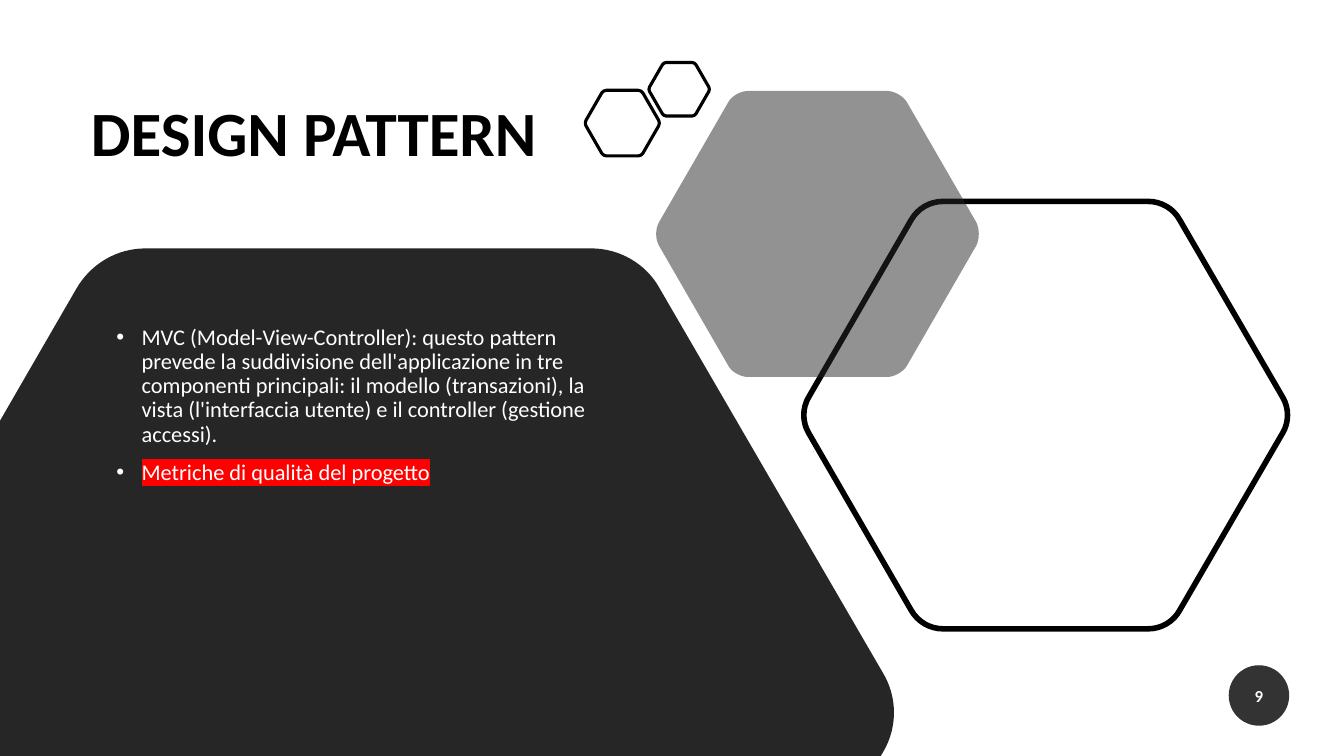
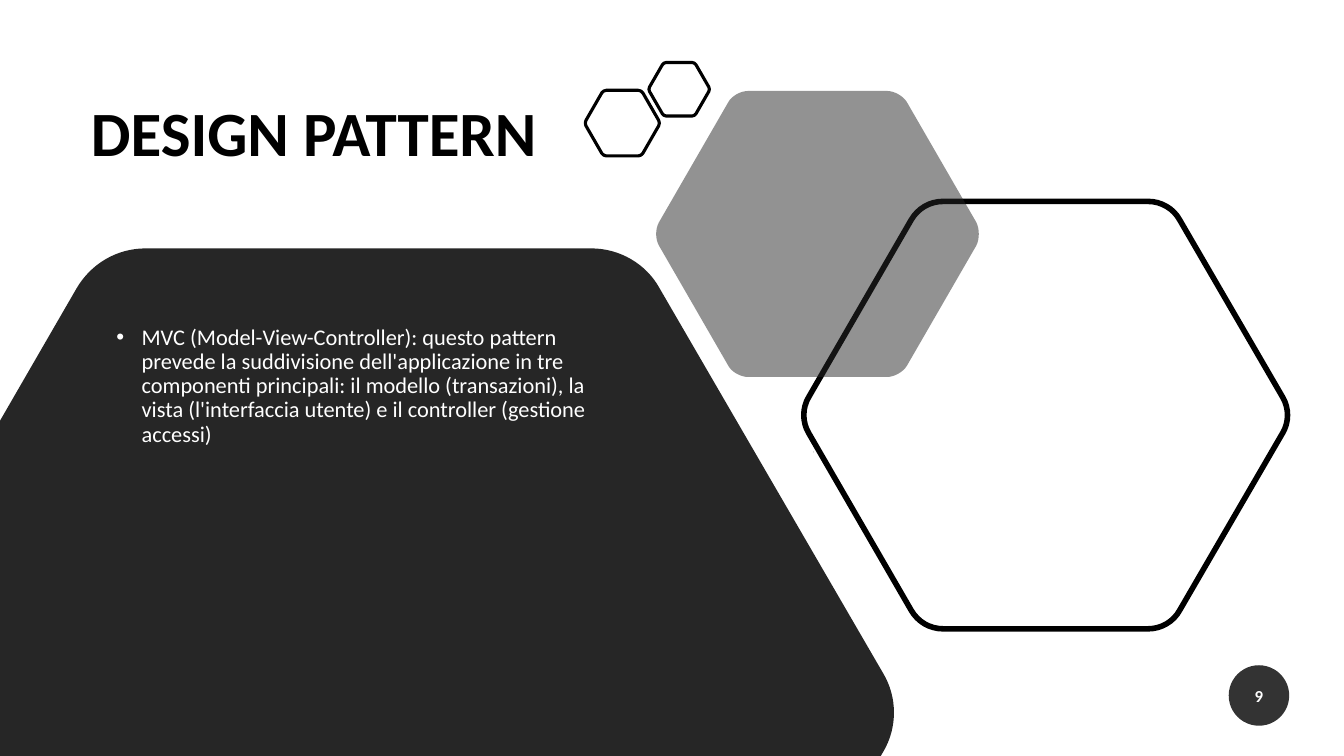
Before and after one commit to bottuz/IngegneriaSoftware_22-23, a slide deck: slide 9 of Documentazione/Draft Presentazione.pptx. Drawn at 1344x756 pixels with LibreOffice and Linux fonts; fonts in the diff are those of the drawing. Boxes give left, top, right and bottom in pixels: in the first picture for what was removed or moved away, otherwise in the second. Text is boxed around its words. In the diff, an @@ line names an element or a change of style, - is before the commit and + after.

```diff
--- a/Documentazione/Draft Presentazione.pptx
+++ b/Documentazione/Draft Presentazione.pptx
@@ text at (142,329,585,445): text changed @@
-• MVC (Model-View-Controller): questo pattern prevede la suddivisione dell'applicazione in tre componenti principali: il modello (transazioni), la vista (l'interfaccia utente) e il controller (gestione accessi).
-• Metriche di qualità del progetto
+• MVC (Model-View-Controller): questo pattern prevede la suddivisione dell'applicazione in tre componenti principali: il modello (transazioni), la vista (l'interfaccia utente) e il controller (gestione accessi)
```
Also in this commit, not shown: 1 other slide changed, 2 other files.
